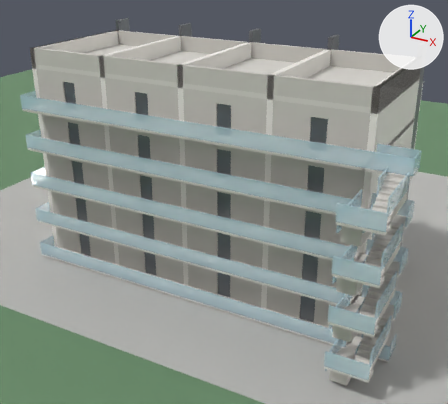
Renders of the Blender file privacy_apartments.blend from each side of a commit.
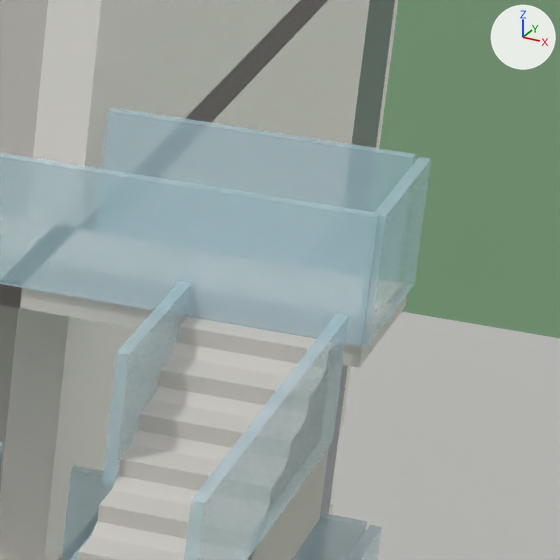
Old and new are each drawn whole from a camera (50 mm lens) standing at (23.6, -42.1, 26.4) and looking at (2.1, -2.9, 6.8) and again close up on the part from 81% to 98% of the width and 32% to 51% of the height. Arrows for +X, +Y and +Z are at upper right; the lights stay in place. The older version's two pictures come first.

In view in the first close-up: 'FloorHandrailRear_F04', 'Ground', 'PartyPrivacyWall_04', 'Plaza', 'RearWallRight_F04_U03', 'StairFloorLanding_04', 'StairHandrailBackInner_F03', 'StairHandrailBackOuter_F03', 'StairHandrailEnd_F03', 'StairHandrailEnd_F04', 'StairHandrailFloor_F04', 'StairRampCollision_Back_F03' and 15 more.
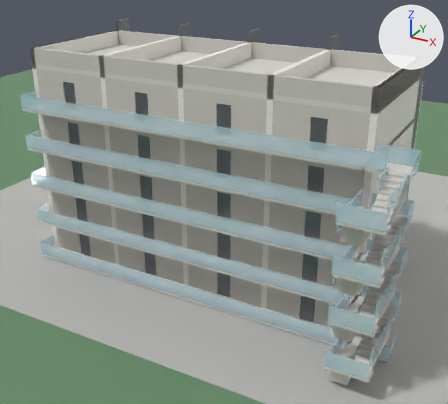
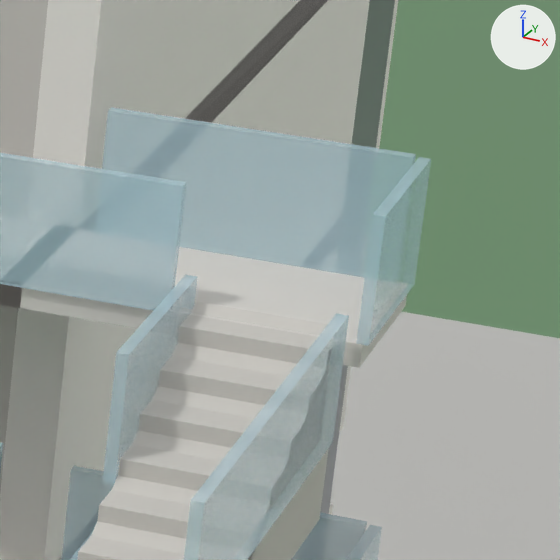
Pixel boxes [x1, y1, x2, y2] of what changed, in the close-ups (560 x 560 px):
'FloorHandrailRear_F04', moved, rescaled
    before: [0, 153, 380, 346]
    after: [0, 153, 187, 311]

Edits to the bpy script that builds the scene:
```text
Change ob_floorhandrailrear_f04:
    ob_floorhandrailrear_f04.location: (1.4, -7.1, 13.75) -> (0.67, -7.1, 13.75)
    ob_floorhandrailrear_f04.scale: (31.1, 0.1, 1.1) -> (29.4, 0.1, 1.1)
```
